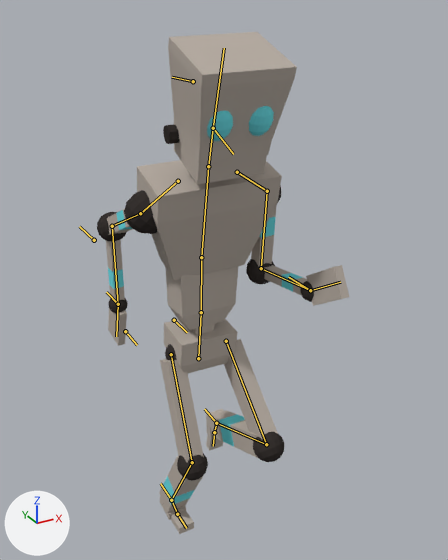
Renders of the Blender file Assets/BlenderFiles/PlayerDrone.blend from each side of a commit.
Rendered twice from a 50 mm camera at (-4.39, -9.09, 9.46) aimed at (0.32, -0.53, 5.18). The lights are fixed; the arrows at lower left show +X, +Y and +Z. Both versions are drawn at frame 24 of the action 'RunCycle'; the numbers are the values there. The bones that bend it are drawn over the model as lines.

Objects in the first picture: 'Drone'.
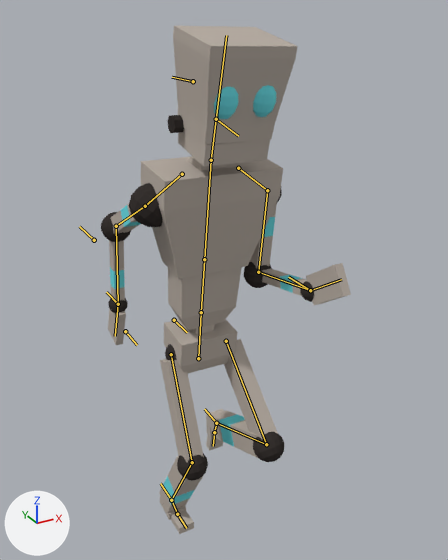
What changed in the scene script:
```text
Change bone_torso:
    where bone_torso = bpy.data.objects['Armature'].pose.bones['Torso']  # child of 'Hip'
    bone_torso.rotation_quaternion: (1.0, -0.047, 0.025, 0.003) -> (1.0, 0.0, 0.0, 0.0)  # degrees (-5, 3, 0) -> degrees (0, 0, 0)
Change bone_chest:
    where bone_chest = bpy.data.objects['Armature'].pose.bones['Chest']  # child of 'Torso'
    bone_chest.rotation_quaternion: (0.995, 0.124, -0.048, 0.033) -> (1.0, 0.0, 0.0, 0.0)  # degrees (14, -6, 3) -> degrees (0, 0, 0)
```

Location of each change, (x1, y1, x2, y2) in pixels of the pictures (448 x 560 px):
'Drone', posed: before (97, 32, 349, 534); after (101, 26, 351, 534)
bone 'Torso', root to tip: before (201, 312) to (201, 257); after (201, 312) to (204, 259)
bone 'Chest', root to tip: before (201, 257) to (208, 166); after (204, 259) to (211, 160)
